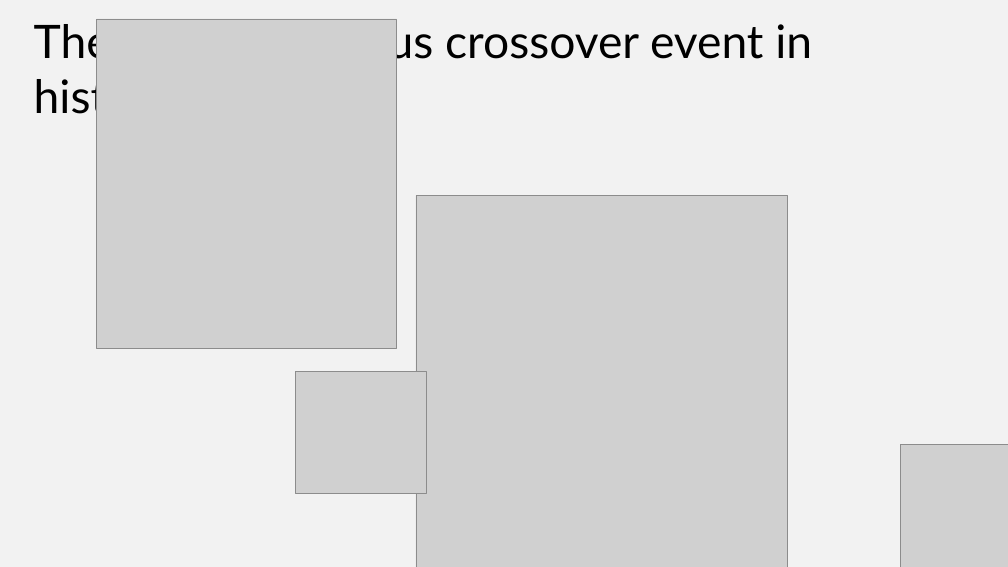
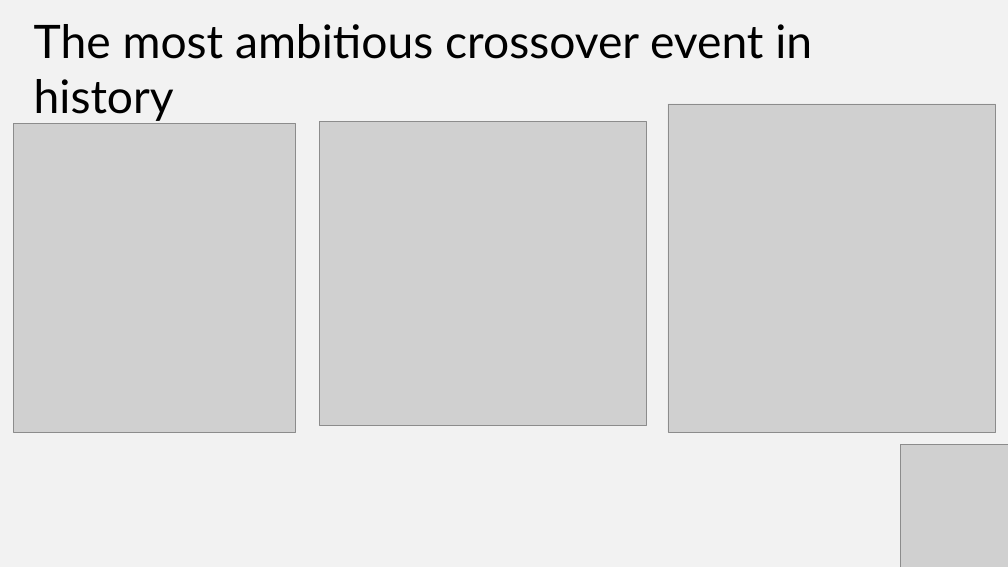
Before and after one commit to stringfestdata/xlgs-python-excel-copilot, a slide deck: slide 5 of xlgs-python-excel-copilot-slides.pptx (slide 4 before the commit). Drawn at 1008x567 pixels with LibreOffice and Linux fonts; fonts in the diff are those of the drawing; grey boxes stand for pictures. Boxes give left, top, right and bottom in pixels: in the first picture for what was removed or moved away, otherwise in the second. Text is boxed around its words. In the diff, an @@ line names an element or a change of style, - is before the commit and + after.

```diff
--- a/xlgs-python-excel-copilot-slides.pptx
+++ b/xlgs-python-excel-copilot-slides.pptx
@@ picture added at box(668, 104, 996, 432) @@
@@ picture: place and size @@
-picture at box(97, 19, 397, 349)
+picture at box(14, 123, 295, 432)
@@ picture: place and size @@
-picture at box(295, 372, 426, 494)
+picture at box(319, 121, 646, 425)
@@ picture removed at box(416, 196, 788, 567) @@
```
Also in this commit, not shown: 2 slides added, 2 slides removed, 2 other files.
